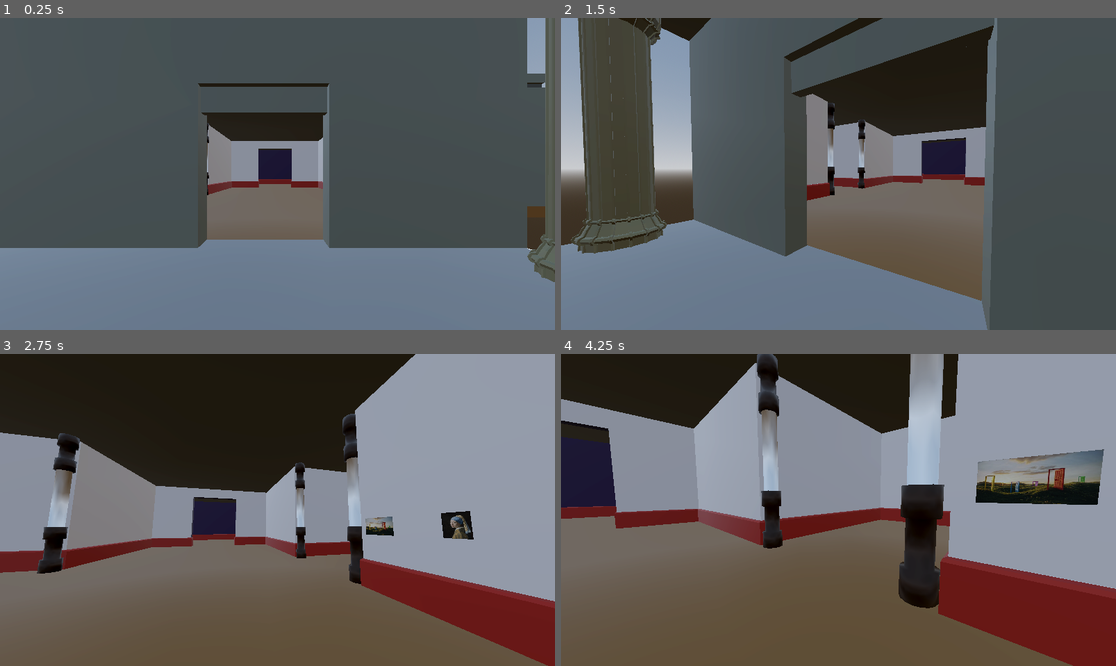
Above: before the commit, frames 1-4 (two rows, left to right).
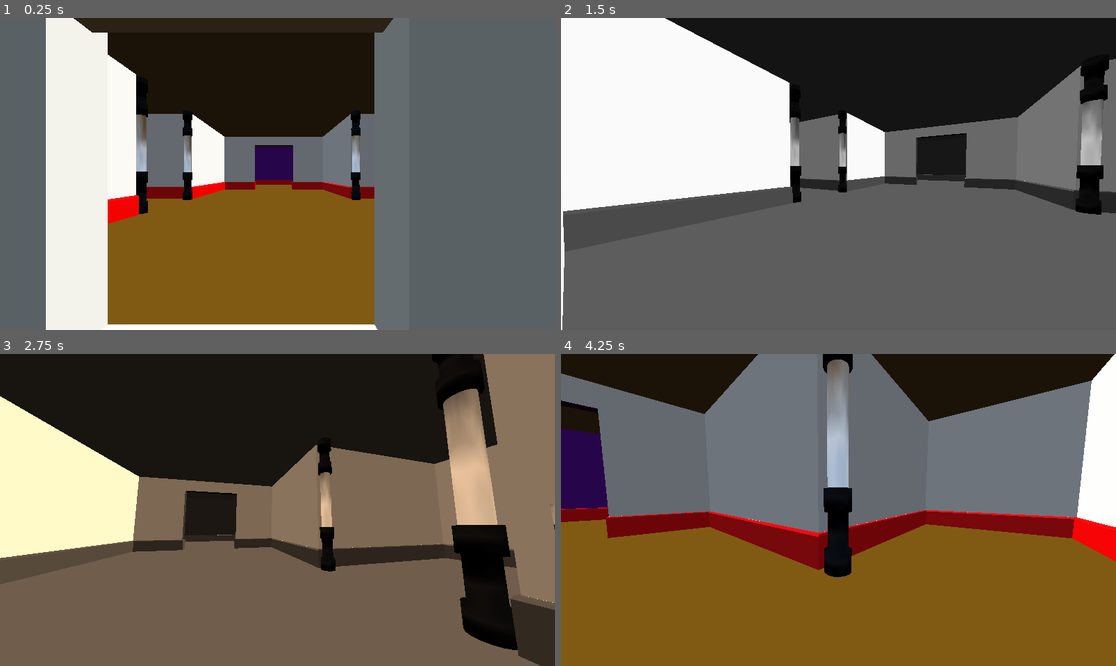
Above: after the commit, the same moments.

Repository: LilGenius03/Photograph-Museum
Game: Godot game, scene res://Scenes/the_museum.tscn
The game is run twice, just before and just after one commit, with the same random seed, the same clock (stepped at 60 frames per second) and the same inputs. The project has no main scene, so this scene is started directly.
Inputs (mouse positions are in pixels of both pictures, inside the frame that each line leads up to):
- Up to frame 1 (0.25 s): no input
- Up to frame 2 (1.5 s): move the mouse to (866, 174) at 0.52 s; hold Tab (StyleSwitch, bound only after the commit) 0.53-1.28 s; hold W (Move_Forward) from 0.53 s (still down); move the mouse to (810, 174) at 1.27 s; tap F (Inspect) at 1.35 s
- Up to frame 3 (2.75 s): keep holding W (Move_Forward); tap Tab (StyleSwitch, bound only after the commit) at 1.55, 2.3 s; move the mouse to (288, 503) at 2.02 s; hold Shift (Sprint) from 2.03 s (still down)
- Up to frame 4 (4.25 s): keep holding W (Move_Forward); move the mouse to (832, 516) at 2.77 s; release Shift (Sprint) at 2.78 s; tap Tab (StyleSwitch, bound only after the commit) at 2.85 s; move the mouse to (877, 513) at 3.52 s; hold Tab (StyleSwitch, bound only after the commit) from 3.53 s (still down)

The runs differ from the first frame. In frame 1, 77% of the frame differs, in the area x 0-100%, y 0-100%; in frame 2, 81%; in frame 3, 51%; in frame 4, 91%.

Commit message:
shader added lets go main menu tomorrow

Diff:
--- /dev/null
+++ b/rr-project--)/Materials/toon_shader.gdshader
@@ -0,0 +1,20 @@
+shader_type spatial;
+
+uniform vec3 main_color : source_color = vec3(0.5, 0.3, 0.9);
+uniform float shade_low : hint_range (0.0, 1.0) = 0.05;
+uniform float shade_high : hint_range(0.0, 1.0) = 0.15;
+uniform float brightness : hint_range(0.0, 4.0) = 1.0;
+
+
+void fragment() {
+	ALBEDO = main_color;
+}
+
+void light(){
+	float nDotL = dot(NORMAL, LIGHT);
+	nDotL = clamp(nDotL, 0.0, 1.0);
+
+	float toon_factor = smoothstep(shade_low, shade_high, nDotL);
+
+	DIFFUSE_LIGHT += toon_factor * brightness;
+}
--- /dev/null
+++ b/rr-project--)/Picture Frames/Material/post_process.gdshader
@@ -0,0 +1,51 @@
+shader_type canvas_item;
+
+uniform sampler2D screen_texture : hint_screen_texture;
+
+uniform int style = 0; // 0 = Default
+
+void fragment() {
+	vec4 col = texture(screen_texture, SCREEN_UV);
+
+	// Luminance (used in multiple modes)
+	float luma = dot(col.rgb, vec3(0.299, 0.587, 0.114));
+
+	// 0 — DEFAULT (Toon only, no filter)
+	if (style == 0) {
+		COLOR = col;
+	}
+
+	// 1 — MONOCHROME (Black & White)
+	else if (style == 1) {
+		COLOR = vec4(vec3(luma), col.a);
+	}
+
+	// 2 — ULTRA SATURATION (Nature documentary)
+	else if (style == 2) {
+		vec3 saturated = mix(vec3(luma), col.rgb, 1.8);
+		COLOR = vec4(saturated, col.a);
+	}
+
+	// 3 — SEPIA (Old western / cowboy movie)
+	else if (style == 3) {
+		vec3 sepia = vec3(
+			luma * 1.2,
+			luma * 1.0,
+			luma * 0.8
+		);
+		COLOR = vec4(sepia, col.a);
+	}
+
+	// 4 — FILMIC (Grain + vignette)
+	else if (style == 4) {
+		// Film grain
+		float grain = fract(sin(dot(SCREEN_UV * 1000.0, vec2(12.9898,78.233))) * 43758.5453);
+		col.rgb += (grain - 0.5) * 0.08;
+
+		// Vignette
+		float dist = distance(SCREEN_UV, vec2(0.5));
+		col.rgb *= smoothstep(0.8, 0.3, dist);
+
+		COLOR = col;
+	}
+}
--- /dev/null
+++ b/rr-project--)/Scenes/Shader_Test.tscn
@@ -0,0 +1,18 @@
+[gd_scene load_steps=3 format=3 uid="uid://qjw7v6pmdjf2"]
+
+[ext_resource type="Shader" uid="uid://c5ahvkyqdw88h" path="res://Materials/toon_shader.gdshader" id="1_jqttu"]
+
+[sub_resource type="ShaderMaterial" id="ShaderMaterial_7vbfr"]
+render_priority = 0
+shader = ExtResource("1_jqttu")
+shader_parameter/main_color = Color(0, 0.42745036, 0.4322538, 1)
+shader_parameter/shade_low = 0.258000012255
+shader_parameter/shade_high = 0.2690000127775
+shader_parameter/brightness = 2.94800014003
+
+[node name="Node3D" type="Node3D"]
+
+[node name="CSGSphere3D" type="CSGSphere3D" parent="."]
+radial_segments = 15
+rings = 10
+material = SubResource("ShaderMaterial_7vbfr")
--- /dev/null
+++ b/rr-project--)/Scenes/Style_Switch.gd
@@ -0,0 +1,15 @@
+extends ColorRect
+
+@export var max_styles := 5
+var current_style := 0
+
+# Called when the node enters the scene tree for the first time.
+func _ready() -> void:
+	material.set_shader_parameter("style", 0)
+
+
+# Called every frame. 'delta' is the elapsed time since the previous frame.
+func _unhandled_input(event):
+	if event.is_action_pressed("StyleSwitch"):
+		current_style = (current_style + 1) % max_styles
+		material.set_shader_parameter("style", current_style)
--- /dev/null
+++ b/rr-project--)/Scenes/post_process.tscn
@@ -0,0 +1,22 @@
+[gd_scene load_steps=4 format=3 uid="uid://jvaixsi5jp3g"]
+
+[ext_resource type="Shader" uid="uid://cji6v3efgg4wv" path="res://Picture Frames/Material/post_process.gdshader" id="1_1mi1w"]
+[ext_resource type="Script" uid="uid://c0tvhpayxfwk2" path="res://Scenes/Style_Switch.gd" id="2_4fplf"]
+
+[sub_resource type="ShaderMaterial" id="ShaderMaterial_pba03"]
+shader = ExtResource("1_1mi1w")
+shader_parameter/style = 0
+
+[node name="PostProcess" type="Node3D"]
+
+[node name="CanvasLayer" type="CanvasLayer" parent="."]
+
+[node name="ColorRect" type="ColorRect" parent="CanvasLayer"]
+material = SubResource("ShaderMaterial_pba03")
+anchors_preset = 15
+anchor_right = 1.0
+anchor_bottom = 1.0
+grow_horizontal = 2
+grow_vertical = 2
+mouse_filter = 2
+script = ExtResource("2_4fplf")
--- /dev/null
+++ b/rr-project--)/Scenes/the_building.tscn
@@ -0,0 +1,183 @@
+[gd_scene load_steps=20 format=3 uid="uid://br3chl1eajpp3"]
+
+[ext_resource type="PackedScene" uid="uid://cieps3eksxxkm" path="res://3D Assets/The Building.glb" id="1_abo5s"]
+[ext_resource type="Shader" uid="uid://c5ahvkyqdw88h" path="res://Materials/toon_shader.gdshader" id="2_ixj0m"]
+
+[sub_resource type="ShaderMaterial" id="ShaderMaterial_aeyuf"]
+render_priority = 0
+shader = ExtResource("2_ixj0m")
+shader_parameter/main_color = Color(0.017572308, 0.018950948, 0.015847582, 1)
+shader_parameter/shade_low = 0.05
+shader_parameter/shade_high = 0.15
+shader_parameter/brightness = 1.0
+
+[sub_resource type="ShaderMaterial" id="ShaderMaterial_16htk"]
+render_priority = 0
+shader = ExtResource("2_ixj0m")
+shader_parameter/main_color = Color(0.015686275, 0.019607844, 0.015686275, 1)
+shader_parameter/shade_low = 0.05
+shader_parameter/shade_high = 0.15
+shader_parameter/brightness = 1.0
+
+[sub_resource type="ShaderMaterial" id="ShaderMaterial_vvkum"]
+render_priority = 0
+shader = ExtResource("2_ixj0m")
+shader_parameter/main_color = Color(0.015686275, 0.019607844, 0.015686275, 1)
+shader_parameter/shade_low = 0.05
+shader_parameter/shade_high = 0.15
+shader_parameter/brightness = 1.0
+
+[sub_resource type="ShaderMaterial" id="ShaderMaterial_6j7q2"]
+render_priority = 0
+shader = ExtResource("2_ixj0m")
+shader_parameter/main_color = Color(0.015686275, 0.019607844, 0.015686275, 1)
+shader_parameter/shade_low = 0.05
+shader_parameter/shade_high = 0.15
+shader_parameter/brightness = 1.0
+
+[sub_resource type="ShaderMaterial" id="ShaderMaterial_ob77i"]
+render_priority = 0
+shader = ExtResource("2_ixj0m")
+shader_parameter/main_color = Color(0.2552938, 0.16991964, 0.027089983, 1)
+shader_parameter/shade_low = 0.030000001425
+shader_parameter/shade_high = 0.1230000058425
+shader_parameter/brightness = 1.022000048545
+
+[sub_resource type="ShaderMaterial" id="ShaderMaterial_0dsmk"]
+render_priority = 0
+shader = ExtResource("2_ixj0m")
+shader_parameter/main_color = Color(0.6901961, 0.70980394, 0.73333335, 1)
+shader_parameter/shade_low = 0.05
+shader_parameter/shade_high = 0.15
+shader_parameter/brightness = 1.0
+
+[sub_resource type="ShaderMaterial" id="ShaderMaterial_ixj0m"]
+render_priority = 0
+shader = ExtResource("2_ixj0m")
+shader_parameter/main_color = Color(0.6666667, 0.6862745, 0.70980394, 1)
+shader_parameter/shade_low = 0.05
+shader_parameter/shade_high = 0.15
+shader_parameter/brightness = 1.0
+
+[sub_resource type="ShaderMaterial" id="ShaderMaterial_171vo"]
+render_priority = 0
+shader = ExtResource("2_ixj0m")
+shader_parameter/main_color = Color(0.6901961, 0.70980394, 0.73333335, 1)
+shader_parameter/shade_low = 0.05
+shader_parameter/shade_high = 0.15
+shader_parameter/brightness = 1.0
+
+[sub_resource type="ShaderMaterial" id="ShaderMaterial_vghge"]
+render_priority = 0
+shader = ExtResource("2_ixj0m")
+shader_parameter/main_color = Color(0.8041438, 0.52825886, 0.30287543, 1)
+shader_parameter/shade_low = 0.13200000627
+shader_parameter/shade_high = 0.24800001178
+shader_parameter/brightness = 1.6090000764274999
+
+[sub_resource type="ShaderMaterial" id="ShaderMaterial_ve4mk"]
+render_priority = 0
+shader = ExtResource("2_ixj0m")
+shader_parameter/main_color = Color(0.63529414, 0.63529414, 0.59607846, 1)
+shader_parameter/shade_low = 0.05
+shader_parameter/shade_high = 0.15
+shader_parameter/brightness = 1.0
+
+[sub_resource type="ShaderMaterial" id="ShaderMaterial_4hdjy"]
+render_priority = 0
+shader = ExtResource("2_ixj0m")
+shader_parameter/main_color = Color(0.6918293, 0.675851, 0.64942366, 1)
+shader_parameter/shade_low = 0.05
+shader_parameter/shade_high = 0.15
+shader_parameter/brightness = 1.0
+
+[sub_resource type="ShaderMaterial" id="ShaderMaterial_7rk82"]
+render_priority = 0
+shader = ExtResource("2_ixj0m")
+shader_parameter/main_color = Color(0.74431896, 1.8289685e-06, 4.813075e-07, 1)
+shader_parameter/shade_low = 0.05
+shader_parameter/shade_high = 0.15
+shader_parameter/brightness = 0.630000029925
+
+[sub_resource type="ShaderMaterial" id="ShaderMaterial_gviws"]
+render_priority = 0
+shader = ExtResource("2_ixj0m")
+shader_parameter/main_color = Color(0.6362573, 0.5709266, 0.49869895, 1)
+shader_parameter/shade_low = 0.05
+shader_parameter/shade_high = 0.15
+shader_parameter/brightness = 0.9570000454575
+
+[sub_resource type="ShaderMaterial" id="ShaderMaterial_ejg4b"]
+render_priority = 0
+shader = ExtResource("2_ixj0m")
+shader_parameter/main_color = Color(0.31622136, 0.00062083855, 0.4536438, 1)
+shader_parameter/shade_low = 0.23200001102
+shader_parameter/shade_high = 0.254000012065
+shader_parameter/brightness = 0.50000002375
+
+[sub_resource type="ShaderMaterial" id="ShaderMaterial_cjfyk"]
+render_priority = 0
+shader = ExtResource("2_ixj0m")
+shader_parameter/main_color = Color(0.4698441, 0.45994288, 0.416603, 1)
+shader_parameter/shade_low = 0.05
+shader_parameter/shade_high = 0.15
+shader_parameter/brightness = 1.0
+
+[sub_resource type="ShaderMaterial" id="ShaderMaterial_747uj"]
+render_priority = 0
+shader = ExtResource("2_ixj0m")
+shader_parameter/main_color = Color(0.2787621, 0.21134251, 0.04771109, 1)
+shader_parameter/shade_low = 0.05
+shader_parameter/shade_high = 0.15
+shader_parameter/brightness = 1.0
+
+[sub_resource type="ShaderMaterial" id="ShaderMaterial_abo5s"]
+render_priority = 0
+shader = ExtResource("2_ixj0m")
+shader_parameter/main_color = Color(0.8086565, 0.11176521, 0.44800615, 1)
+shader_parameter/shade_low = 0.0930000044175
+shader_parameter/shade_high = 0.12800000608
+shader_parameter/brightness = 1.130000053675
+
+[node name="The Building" instance=ExtResource("1_abo5s")]
+
+[node name="Pillar" parent="." index="0"]
+surface_material_override/0 = SubResource("ShaderMaterial_aeyuf")
+
+[node name="Pillar_001" parent="." index="1"]
+surface_material_override/0 = SubResource("ShaderMaterial_16htk")
+
+[node name="Pillar_002" parent="." index="2"]
+surface_material_override/0 = SubResource("ShaderMaterial_vvkum")
+
+[node name="Pillar_003" parent="." index="3"]
+surface_material_override/0 = SubResource("ShaderMaterial_6j7q2")
+
+[node name="Floor" parent="." index="4"]
+surface_material_override/0 = SubResource("ShaderMaterial_ob77i")
+surface_material_override/1 = SubResource("ShaderMaterial_0dsmk")
+
+[node name="Slop_Entrance" parent="." index="5"]
+surface_material_override/0 = SubResource("ShaderMaterial_ixj0m")
+
+[node name="Column_Supports" parent="." index="6"]
+surface_material_override/0 = SubResource("ShaderMaterial_171vo")
+
+[node name="Column" parent="." index="7"]
+surface_material_override/0 = SubResource("ShaderMaterial_vghge")
+
+[node name="Front Entrance" parent="." index="8"]
+surface_material_override/0 = SubResource("ShaderMaterial_ve4mk")
+
+[node name="Walls" parent="." index="9"]
+surface_material_override/0 = SubResource("ShaderMaterial_4hdjy")
+surface_material_override/1 = SubResource("ShaderMaterial_7rk82")
+surface_material_override/2 = SubResource("ShaderMaterial_gviws")
+surface_material_override/3 = SubResource("ShaderMaterial_ejg4b")
+
+[node name="Roof" parent="." index="10"]
+surface_material_override/0 = SubResource("ShaderMaterial_cjfyk")
+surface_material_override/1 = SubResource("ShaderMaterial_747uj")
+
+[node name="Love Heart" parent="." index="11"]
+surface_material_override/0 = SubResource("ShaderMaterial_abo5s")
--- a/rr-project--)/Scenes/the_museum.tscn
+++ b/rr-project--)/Scenes/the_museum.tscn
@@ -1,12 +1,14 @@
-[gd_scene load_steps=11 format=3 uid="uid://bjtin1vqe3th7"]
+[gd_scene load_steps=14 format=3 uid="uid://bjtin1vqe3th7"]
 
 [ext_resource type="Script" uid="uid://cfmet218xxrv2" path="res://Scenes/PictureFormat.gd" id="1_nwqag"]
-[ext_resource type="PackedScene" uid="uid://cieps3eksxxkm" path="res://3D Assets/The Building.glb" id="1_ptlmm"]
 [ext_resource type="PackedScene" uid="uid://csh3ima41r61x" path="res://Scenes/Player.tscn" id="2_y36bi"]
 [ext_resource type="PackedScene" uid="uid://xwahwqi8uha3" path="res://Picture Frames/PictureFrame.tscn" id="3_q2tkb"]
 [ext_resource type="Texture2D" uid="uid://cxuj5a65puwq" path="res://Test Images/horizontal image.jpg" id="4_vufhw"]
 [ext_resource type="Texture2D" uid="uid://dqlqkxw67jij" path="res://Test Images/choice-variation-concept.webp" id="5_nwqag"]
 [ext_resource type="Texture2D" uid="uid://7oou4gywocn0" path="res://Test Images/Vertical Image.jpg" id="6_yl61k"]
+[ext_resource type="Shader" uid="uid://cji6v3efgg4wv" path="res://Picture Frames/Material/post_process.gdshader" id="8_hvgs0"]
+[ext_resource type="PackedScene" uid="uid://br3chl1eajpp3" path="res://Scenes/the_building.tscn" id="9_hvgs0"]
+[ext_resource type="Script" uid="uid://c0tvhpayxfwk2" path="res://Scenes/Style_Switch.gd" id="9_iwebx"]
 
 [sub_resource type="ProceduralSkyMaterial" id="ProceduralSkyMaterial_y36bi"]
 sky_horizon_color = Color(0.66224277, 0.6717428, 0.6867428, 1)
@@ -21,7 +23,12 @@
 tonemap_mode = 2
 glow_enabled = true
 
+[sub_resource type="ShaderMaterial" id="ShaderMaterial_pba03"]
+shader = ExtResource("8_hvgs0")
+shader_parameter/style = 0
+
 [node name="The Museum" type="Node3D"]
+transform = Transform3D(1, 0, 0, 0, 1, 0, 0, 0, 1, 4, 3, -6)
 
 [node name="PictureFormat" type="Node3D" parent="."]
 
@@ -102,9 +109,6 @@
 transform = Transform3D(-0.8660254, -0.43301278, 0.25, 0, 0.49999997, 0.86602545, -0.50000006, 0.75, -0.43301266, 0, 0, 0)
 shadow_enabled = true
 
-[node name="The Building" parent="." instance=ExtResource("1_ptlmm")]
-transform = Transform3D(1, 0, 0, 0, 1, 0, 0, 0, 1, 0.15628046, 0, -4.86074)
-
 [node name="Player" parent="." node_paths=PackedStringArray("inspect_ui", "inspect_label", "PressF_label", "inspect_image") instance=ExtResource("2_y36bi")]
 transform = Transform3D(1.5, 0, 0, 0, 1.5, 0, 0, 0, 1.5, 0.5663051, 0.945699, -7.290141)
 inspect_ui = NodePath("../PictureFormat/PictureCanvas/PictureFormat")
@@ -113,15 +117,31 @@
 inspect_image = NodePath("../PictureFormat/PictureCanvas/PictureFormat/VBoxContainer/TextureRect")
 
 [node name="Picture_Frame" parent="." instance=ExtResource("3_q2tkb")]
-transform = Transform3D(-1, 0, -8.742278e-08, 0, 1, 0, 8.742278e-08, 0, -1, 9, 4, -18)
+transform = Transform3D(-1, 0, -8.742278e-08, 0, 1, 0, 8.742278e-08, 0, -1, 8.923044, 4, -13)
 image_texture = ExtResource("4_vufhw")
 
 [node name="Picture_Frame2" parent="." instance=ExtResource("3_q2tkb")]
-transform = Transform3D(-1, 0, -8.742278e-08, 0, 1, 0, 8.742278e-08, 0, -1, 9, 4, -22)
+transform = Transform3D(-1, 0, -8.742278e-08, 0, 1, 0, 8.742278e-08, 0, -1, 8.923044, 4, -17)
 description_text = "Beautiful girl"
 image_texture = ExtResource("6_yl61k")
 
 [node name="Picture_Frame3" parent="." instance=ExtResource("3_q2tkb")]
-transform = Transform3D(-1, 0, -8.742278e-08, 0, 1, 0, 8.742278e-08, 0, -1, 9, 4, -24.70343)
+transform = Transform3D(-1, 0, -8.742278e-08, 0, 1, 0, 8.742278e-08, 0, -1, 8.923044, 4, -19.70343)
 description_text = "Beautiful girl"
 image_texture = ExtResource("5_nwqag")
+
+[node name="PostProcess" type="Node3D" parent="."]
+
+[node name="CanvasLayer" type="CanvasLayer" parent="PostProcess"]
+
+[node name="ColorRect" type="ColorRect" parent="PostProcess/CanvasLayer"]
+material = SubResource("ShaderMaterial_pba03")
+anchors_preset = 15
+anchor_right = 1.0
+anchor_bottom = 1.0
+grow_horizontal = 2
+grow_vertical = 2
+mouse_filter = 2
+script = ExtResource("9_iwebx")
+
+[node name="The Building" parent="." instance=ExtResource("9_hvgs0")]
--- a/rr-project--)/project.godot
+++ b/rr-project--)/project.godot
@@ -57,3 +57,8 @@
 "events": [Object(InputEventKey,"resource_local_to_scene":false,"resource_name":"","device":-1,"window_id":0,"alt_press …(195 unchanged characters)…
 ]
 }
+StyleSwitch={
+"deadzone": 0.2,
+"events": [Object(InputEventKey,"resource_local_to_scene":false,"resource_name":"","device":-1,"window_id":0,"alt_pressed":false,"shift_pressed":false,"ctrl_pressed":false,"meta_pressed":false,"pressed":false,"keycode":0,"physical_keycode":4194306,"key_label":0,"unicode":0,"location":0,"echo":false,"script":null)
+]
+}
Not shown, added: rr-project--)/Materials/toon_shader.gdshader.uid
Not shown, added: rr-project--)/Picture Frames/Material/post_process.gdshader.uid
Not shown, added: rr-project--)/Scenes/Style_Switch.gd.uid
